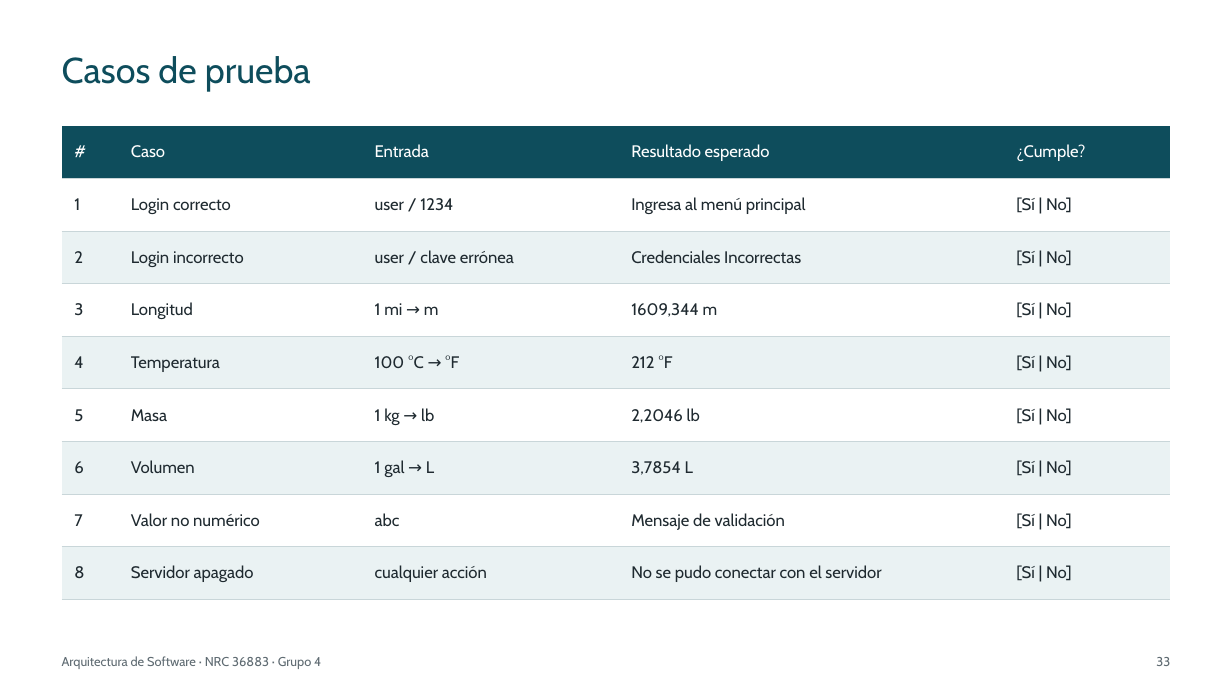
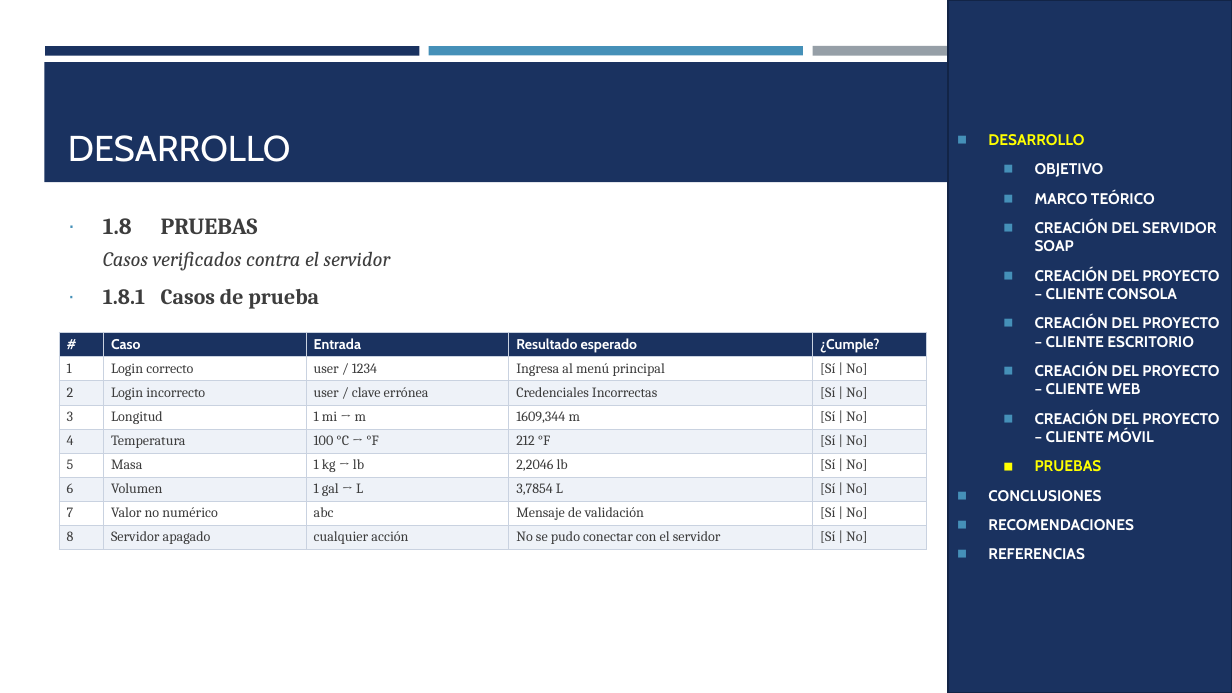
Before and after one commit to IMarcusDev/TI.1.2.-PAO202651_SOAP_DOTNET_SINBDD_NRC_36883_GR04, a slide deck: slide 26 of 05. DOCUMENTACION/PRESENTACION TI.1.2. SOAP sin BDD en DOTNET GR4.pptx (slide 33 before the commit). Drawn at 1232x693 pixels with LibreOffice and Linux fonts; fonts in the diff are those of the drawing. Boxes give left, top, right and bottom in pixels: in the first picture for what was removed or moved away, otherwise in the second. Text is boxed around its words. In the diff, an @@ line names an element or a change of style, - is before the commit and + after.

```diff
--- a/05. DOCUMENTACION/PRESENTACION TI.1.2. SOAP sin BDD en DOTNET GR4.pptx
+++ b/05. DOCUMENTACION/PRESENTACION TI.1.2. SOAP sin BDD en DOTNET GR4.pptx
@@ rectangle added at <box>948,0,1232,693</box>, fill #1A3260, outline #122446 1.75 pt, 12 pt, text #FFFFFF, bold @@
+◼ DESARROLLO
+  ◼ OBJETIVO
+  ◼ MARCO TEÓRICO
+  ◼ CREACIÓN DEL SERVIDOR SOAP
+  ◼ CREACIÓN DEL PROYECTO – CLIENTE CONSOLA
+  ◼ CREACIÓN DEL PROYECTO – CLIENTE ESCRITORIO
+  ◼ CREACIÓN DEL PROYECTO – CLIENTE WEB
+  ◼ CREACIÓN DEL PROYECTO – CLIENTE MÓVIL
+  ◼ PRUEBAS
+◼ CONCLUSIONES
+◼ RECOMENDACIONES
+◼ REFERENCIAS
@@ rectangle added at <box>45,46,420,55</box>, fill #1A3260 @@
@@ title removed at <box>62,56,311,92</box> @@
-Casos de prueba
@@ rectangle added at <box>429,46,803,55</box>, fill #4590B8 @@
@@ rectangle added at <box>812,46,1187,56</box>, fill #969FA7 @@
@@ rectangle added at <box>44,62,1188,182</box>, fill #1A3260 @@
@@ title added at <box>68,135,291,162</box>, 28 pt, text #FFFFFF @@
+DESARROLLO
@@ text added at <box>103,218,391,309</box>, 16 pt, text #3D3D3D, italic @@
+∙ 1.8 PRUEBAS
+Casos verificados contra el servidor
+∙ 1.8.1 Casos de prueba
@@ table at <box>59,332,926,563</box> @@
@@ fill #0E4D5C to #1A3260 in row 1 @@
@@ fill #EAF2F3 to #EEF2F8 in 20 cells @@
@@ size 13 to 11 pt, font Cabin to Cambria, text colour #1F2A30 to #3D3D3D @@
@@ bold on in "#", "Caso", "Entrada", "Resultado esperado" and 1 more places @@
@@ borders changed @@
@@ table: place and size @@
-table at <box>62,126,1172,599</box>
+table at <box>59,332,926,563</box>
@@ text removed at <box>62,656,321,669</box> @@
-Arquitectura de Software · NRC 36883 · Grupo 4
@@ page number removed at <box>1156,657,1170,666</box> @@
-33
```
Also in this commit, not shown: 22 other slides changed, 7 slides added, 15 slides removed.
